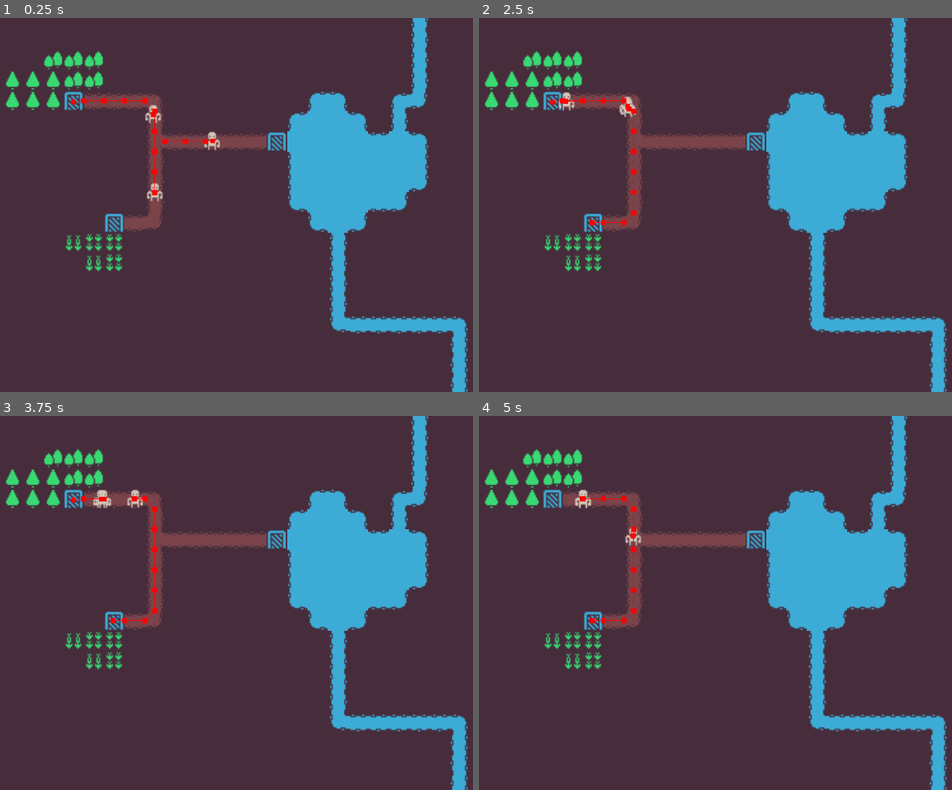
Above: before the commit, frames 1-4 (two rows, left to right).
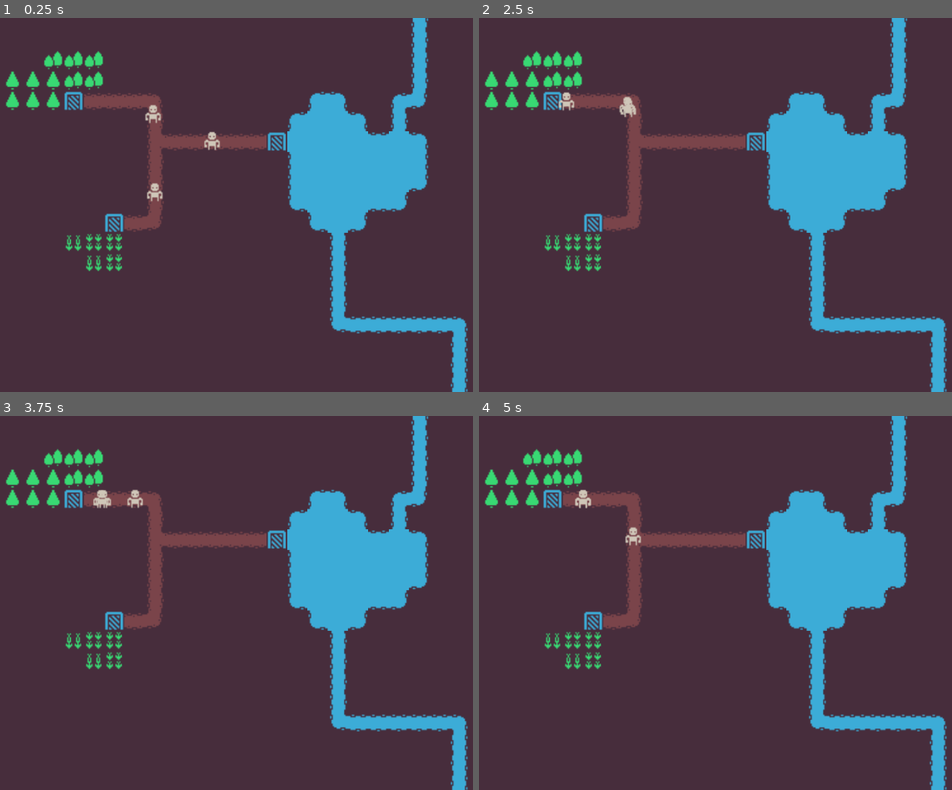
Above: after the commit, the same moments.

Repository: bubble-i-zation/bubble-i-zation
Game: Godot game, scene res://scenes/example_world.tscn
Two runs of this game, one before a commit and one after it. Both use one fixed random seed, a clock stepped at 60 frames per second and the inputs below.
Inputs:
- Up to frame 1 (0.25 s): no input
- Up to frame 2 (2.5 s): no input
- Up to frame 3 (3.75 s): no input
- Up to frame 4 (5 s): no input

The runs differ from the first frame. In frame 1, 0.3% of the frame differs, in the area x 14-46%, y 21-48%; in frame 2, 0.4%, in the area x 14-34%, y 21-56%; in frame 3, 0.3%; in frame 4, 0.3%.

Commit message:
remove navigation debug

Diff:
--- a/bubble-i-zation/scenes/porter/porter.tscn
+++ b/bubble-i-zation/scenes/porter/porter.tscn
@@ -22,8 +22,5 @@
 path_desired_distance = 5.0
 target_desired_distance = 5.0
 path_postprocessing = 1
-debug_enabled = true
-debug_use_custom = true
-debug_path_custom_color = Color(1, 0, 0, 1)
 
 [connection signal="velocity_computed" from="NavigationAgent2D" to="." method="_on_navigation_agent_2d_velocity_computed"]
